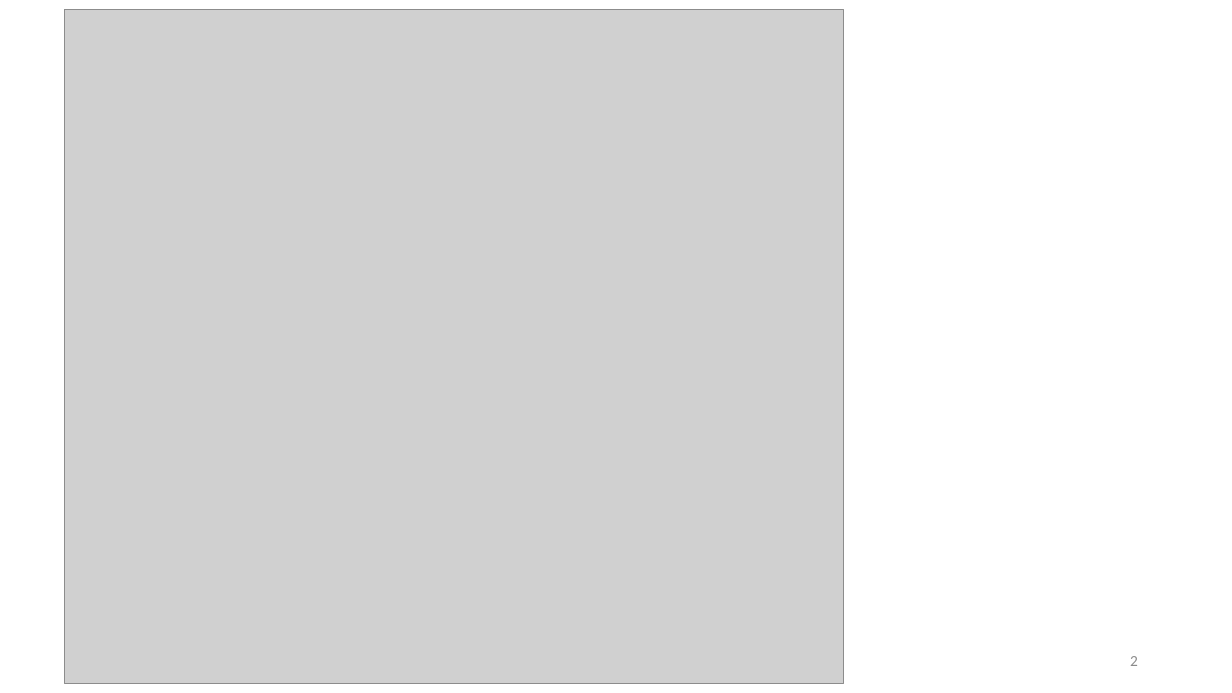
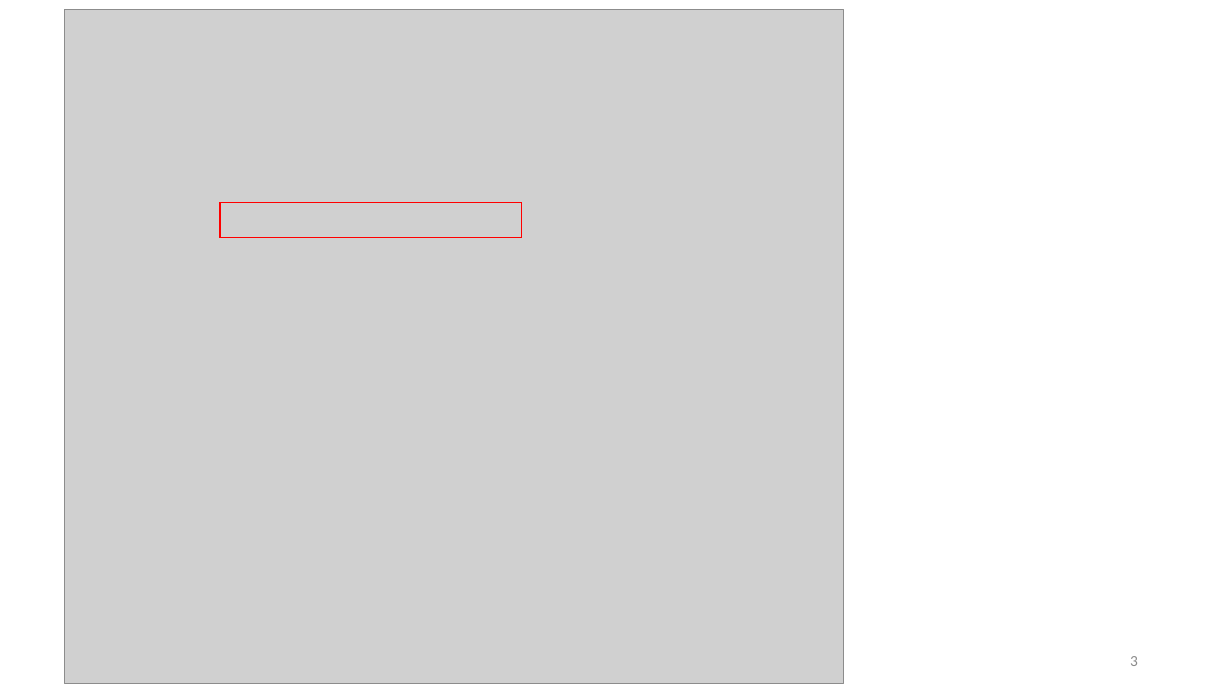
Before and after one commit to vutuanhai237/UC-VQA, a slide deck: slide 3 of docs/Qdart.pptx (slide 2 before the commit). Drawn at 1232x693 pixels with LibreOffice and Linux fonts; fonts in the diff are those of the drawing; grey boxes stand for pictures. Boxes give left, top, right and bottom in pixels: in the first picture for what was removed or moved away, otherwise in the second. Text is boxed around its words. In the diff, an @@ line names an element or a change of style, - is before the commit and + after.

```diff
--- a/docs/Qdart.pptx
+++ b/docs/Qdart.pptx
@@ rectangle added at <box>220,202,521,238</box>, outline #FF0000 1 pt @@
@@ page number at <box>1130,656,1138,666</box>: text changed @@
-2
+3
```
Also in this commit, not shown: 2 other slides changed, 1 slide added, 17 other files.
